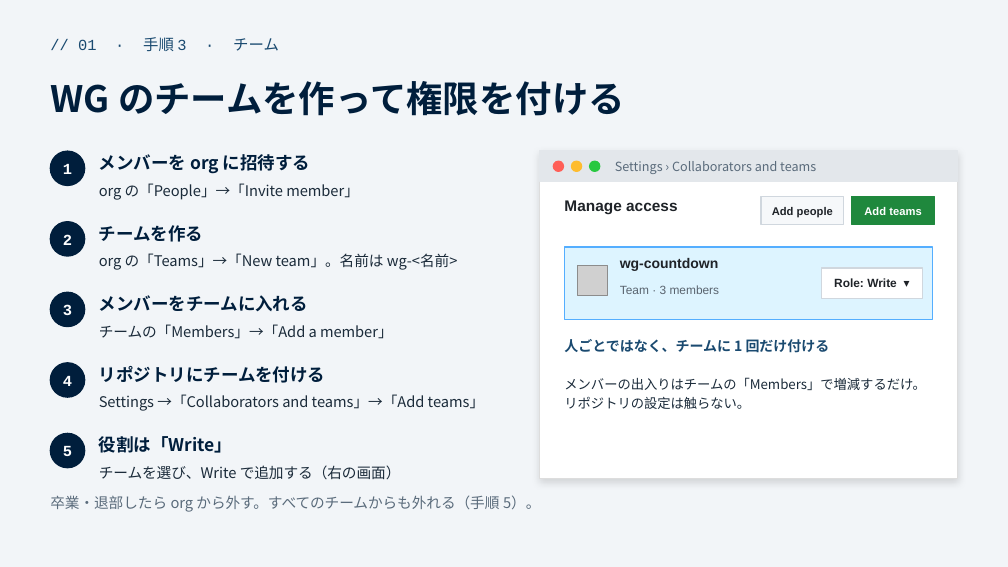
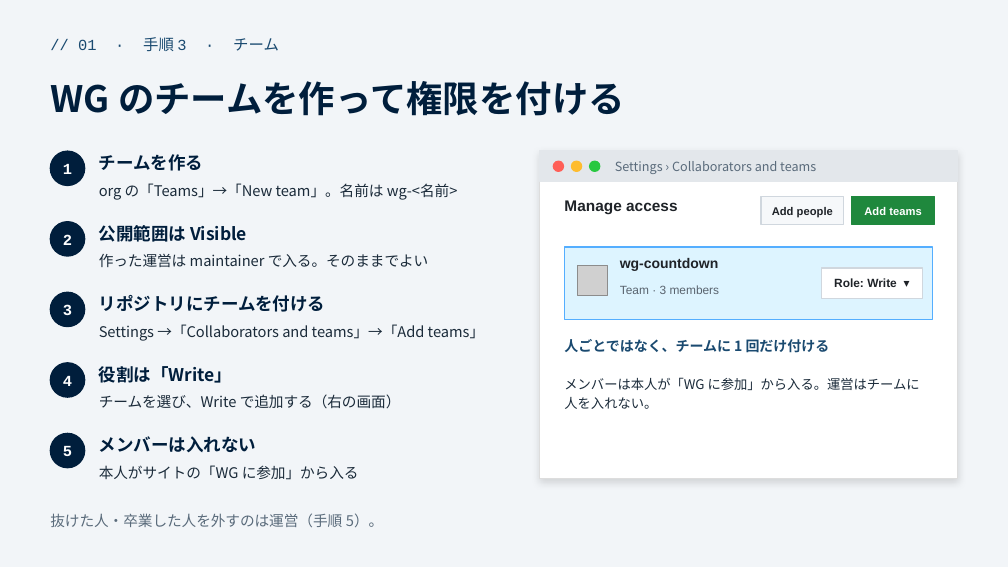
Before and after one commit to funITclub/homepage, a slide deck: slide 6 of docs/WG立ち上げガイド/01_リポジトリの作り方と運用.pptx. Drawn at 1008x567 pixels with LibreOffice and Linux fonts; fonts in the diff are those of the drawing; grey boxes stand for pictures. Boxes give left, top, right and bottom in pixels: in the first picture for what was removed or moved away, otherwise in the second. Text is boxed around its words. In the diff, an @@ line names an element or a change of style, - is before the commit and + after.

```diff
--- a/docs/WG立ち上げガイド/01_リポジトリの作り方と運用.pptx
+++ b/docs/WG立ち上げガイド/01_リポジトリの作り方と運用.pptx
@@ text at [99,154,203,171]: text changed @@
-メンバーを org に招待する
+チームを作る
@@ text at [99,183,458,200]: text changed @@
-org の「People」→「Invite member」
+org の「Teams」→「New team」。名前は wg-<名前>
@@ text at [99,225,247,242]: text changed @@
-チームを作る
+公開範囲は Visible
@@ text at [99,254,429,267]: text changed @@
-org の「Teams」→「New team」。名前は wg-<名前>
+作った運営は maintainer で入る。そのままでよい
@@ text at [99,295,326,312]: text changed @@
-メンバーをチームに入れる
+リポジトリにチームを付ける
@@ text at [99,324,484,341]: text changed @@
-チームの「Members」→「Add a member」
+Settings →「Collaborators and teams」→「Add teams」
@@ text "役割は「Write」": place and size @@
-text "役割は「Write」" at [99,436,232,453]
+text "役割は「Write」" at [99,366,232,383]
@@ text removed at [99,366,326,383] @@
-リポジトリにチームを付ける
@@ text at [564,377,920,409]: text changed @@
-メンバーの出入りはチームの「Members」で増減するだけ。リポジトリの設定は触らない。
+メンバーは本人が「WG に参加」から入る。運営はチームに人を入れない。
@@ text "チームを選び、Write で追加する（右の画面）": place and size @@
-text "チームを選び、Write で追加する（右の画面）" at [99,465,401,479]
+text "チームを選び、Write で追加する（右の画面）" at [99,394,401,408]
@@ text removed at [99,394,484,411] @@
-Settings →「Collaborators and teams」→「Add teams」
@@ text added at [99,436,256,452], 12.5 pt, text #001E3C, bold @@
+メンバーは入れない
@@ text added at [99,465,359,480], 10.5 pt, text #1B2B3A @@
+本人がサイトの「WG に参加」から入る
@@ text at [50,513,383,527]: text changed @@
-卒業・退部したら org から外す。すべてのチームからも外れる（手順 5）。
+抜けた人・卒業した人を外すのは運営（手順 5）。
```
Also in this commit, not shown: 3 other slides changed, 1 slide added, 4 other files.
